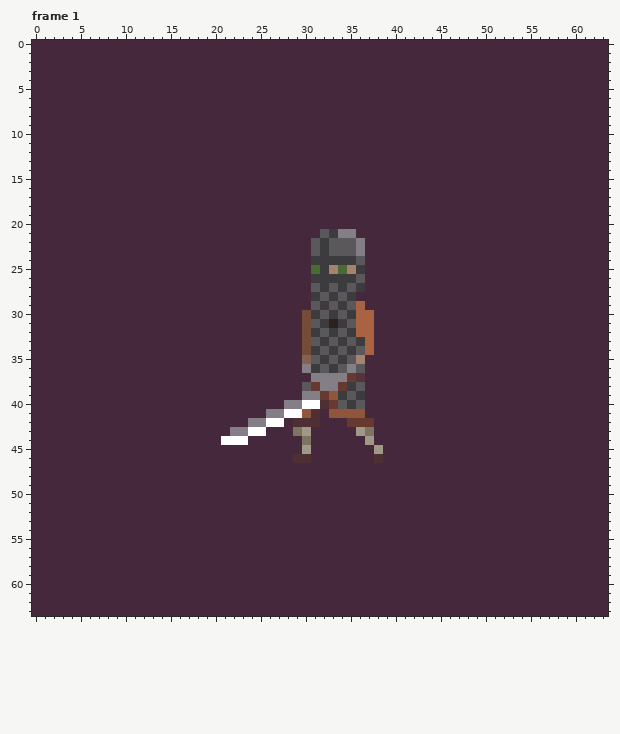
Edited in one commit: pixel-art file (assets/aseprite/human/human_attack.ase). The picture above was drawn from the file before the commit.
64x64 pixels, 5 frames. Shown: frame 1. The commit also changed other frames, which this record leaves out.
The result:
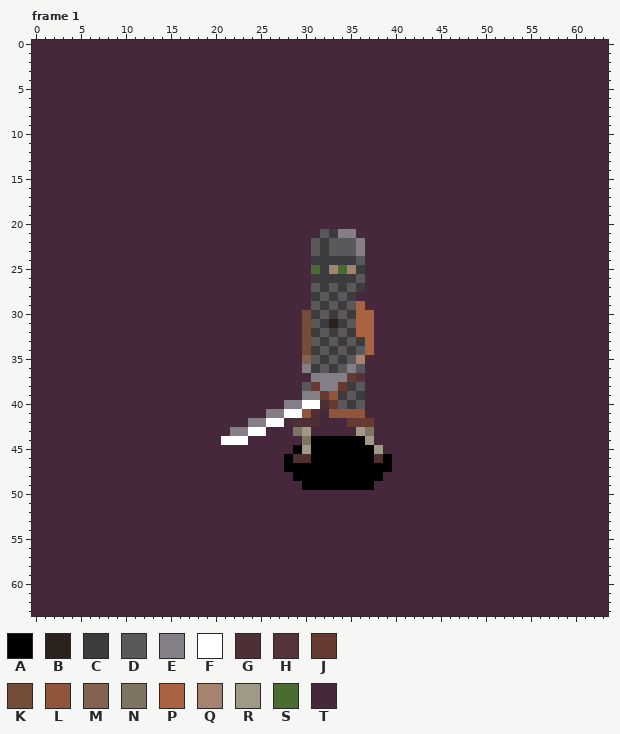
Palette (. is transparent): A #000000  B #2b211d  C #3c3b3d  D #5a585b  E #847e87  F #ffffff  G #4e2f33  H #563239  J #663931  K #754c38  L #8f563b  M #836250  N #7d7562  P #a96342  Q #a58370  R #a09988  S #4a6c32  T #45283c
The edit:
layer "shadow" added
Frame 1, layer "shadow":
Colour T gives way to colour A in row 44 at x 31 to 36; in row 45 at x 29 and 31 to 37; in row 46 at x 28, 31 to 37 and 39; in row 47 at x 28 to 39; in row 48 at x 29 to 38; in row 49 at x 30 to 37.
Changed places in both pictures, as pixel boxes (x1, y1, x2, y2):
changed: (284, 436, 392, 490)
